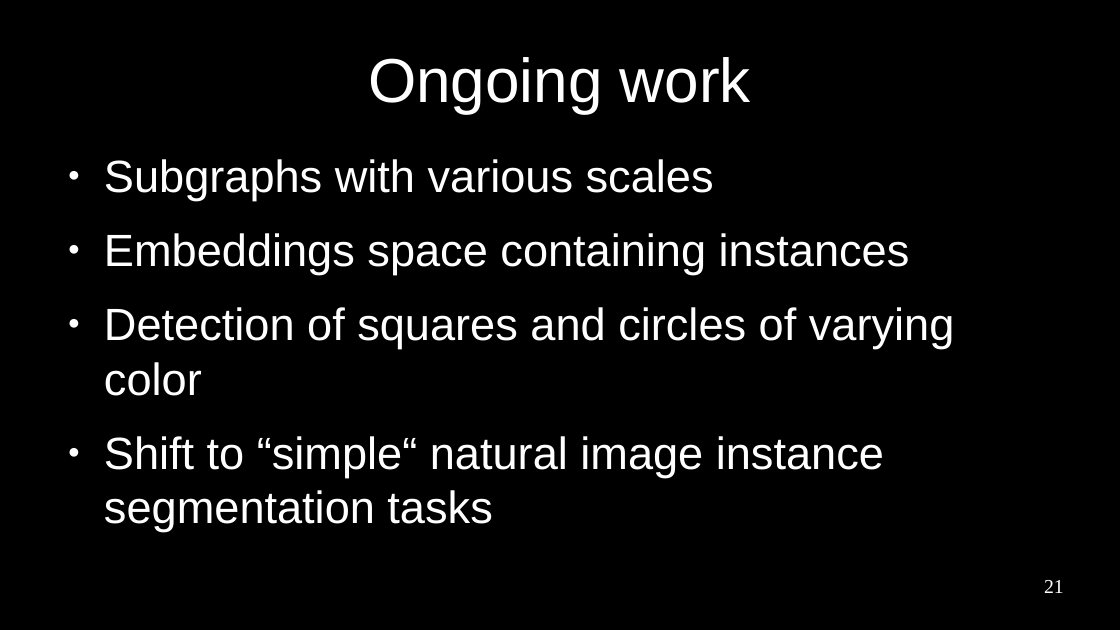
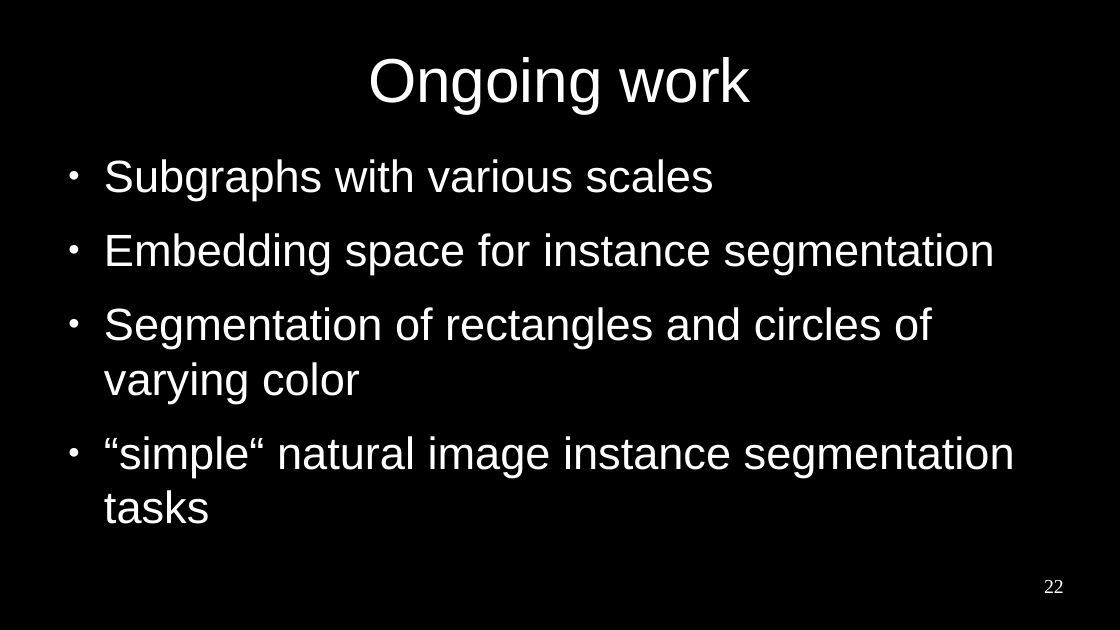
Before and after one commit to paulhfu/sideProject, a slide deck: slide 22 of thesis/presentation/pres.odp (slide 21 before the commit). Drawn at 1120x630 pixels with LibreOffice and Linux fonts; fonts in the diff are those of the drawing. Boxes give left, top, right and bottom in pixels: in the first picture for what was removed or moved away, otherwise in the second. Text is boxed around its words. In the diff, an @@ line names an element or a change of style, - is before the commit and + after.

```diff
--- a/thesis/presentation/pres.odp
+++ b/thesis/presentation/pres.odp
@@ text at [104, 233, 1015, 524]: text changed @@
-● Embeddings space containing instances
-● Detection of squares and circles of varying color
-● Shift to “simple“ natural image instance segmentation tasks
+● Embedding space for instance segmentation
+● Segmentation of rectangles and circles of varying color
+● “simple“ natural image instance segmentation tasks
@@ page number at [1044, 580, 1064, 593]: text changed @@
-21
+22
```
Also in this commit, not shown: 10 other slides changed, 4 slides added, 2 slides removed, 1 other file.
